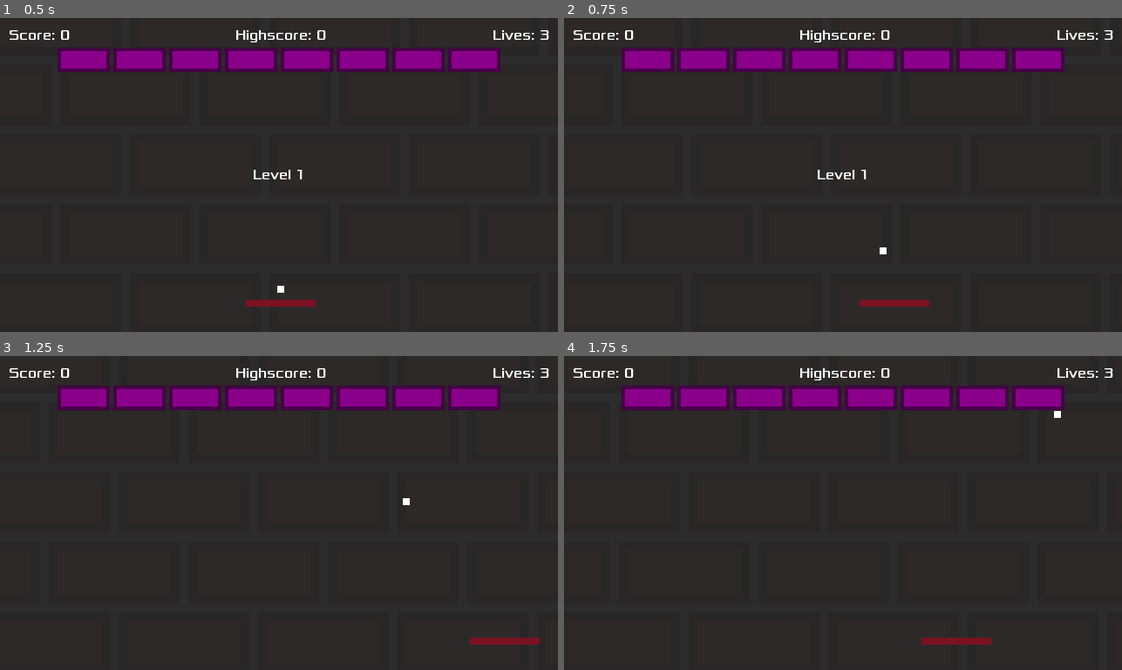
Above: before the commit, frames 1-4 (two rows, left to right).
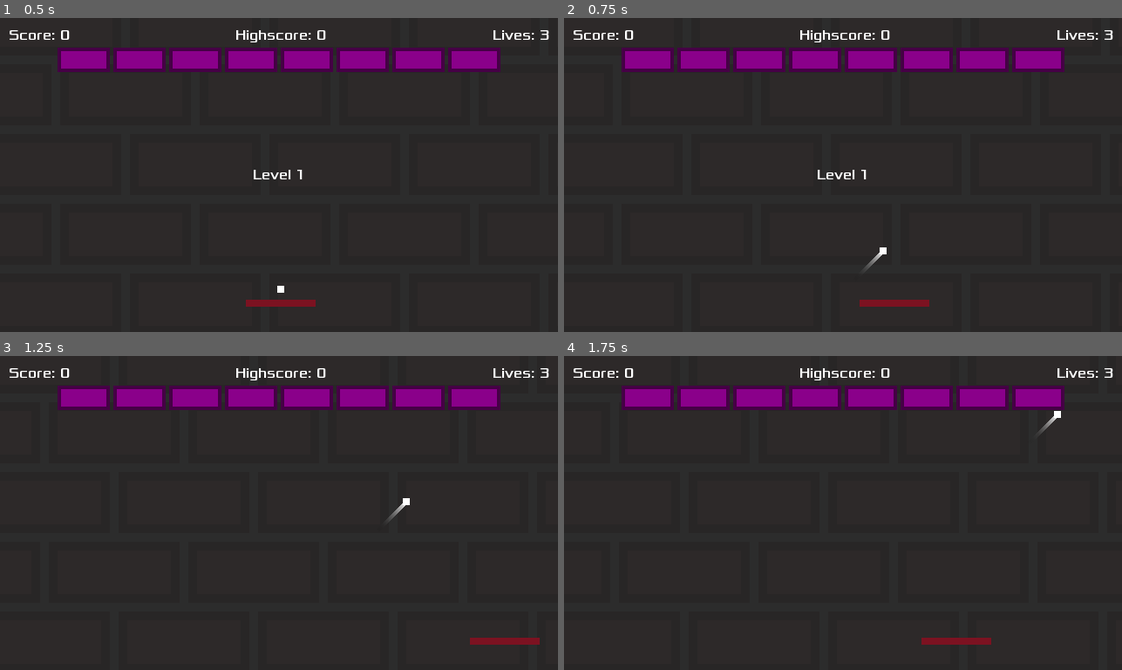
Above: after the commit, the same moments.

Repository: Boyquotes/godot-bricks
Game: Godot game, scene res://levels/World.tscn
Two runs of this game, one before a commit and one after it. Both use one fixed random seed, a clock stepped at 60 frames per second and the inputs below.
Inputs:
- Up to frame 1 (0.5 s): no input
- Up to frame 2 (0.75 s): tap Enter (ui_accept) at 0.5 s; hold Right (ui_right) from 0.53 s (still down)
- Up to frame 3 (1.25 s): keep holding Right (ui_right); tap Enter (ui_accept) at 0.77 s
- Up to frame 4 (1.75 s): release Right (ui_right) at 1.28 s; hold Left (ui_left) from 1.28 s (still down); tap Enter (ui_accept) at 1.52 s

Frame 1 is identical in both runs. In frame 2, less than 0.1% of the frame differs, in the area x 53-58%, y 74-81%; in frame 3, less than 0.1%; in frame 4, less than 0.1%.

Commit message:
Adding ball trail

Diff:
--- a/objects/Ball.gd
+++ b/objects/Ball.gd
@@ -4,6 +4,7 @@
 
 export (int) var SPEEDUP = 8
 export (int) var MAXSPEED = 400
+export (int) var TRAILLENGTH = 10
 
 var hits = 0
 const BOUNCE_NOISES = [
@@ -28,6 +29,11 @@
   $BounceNoise.stream = BOUNCE_NOISES[hits]
 
 # Called every frame. 'delta' is the elapsed time since the previous frame.
+func _process(delta):
+  if $Trail/Points.points.size() > TRAILLENGTH:
+    $Trail/Points.remove_point(0)
+  $Trail/Points.add_point(position)
+
 func _physics_process(delta):
   for body in get_colliding_bodies():
     if body.is_in_group("bricks"):
--- a/objects/Ball.tscn
+++ b/objects/Ball.tscn
@@ -10,6 +10,9 @@
 
 [sub_resource type="RectangleShape2D" id=2]
 extents = Vector2( 4, 4 )
+
+[sub_resource type="Gradient" id=3]
+colors = PoolColorArray( 0, 0, 0, 0, 1, 1, 1, 1 )
 
 [node name="Ball" type="RigidBody2D"]
 mode = 2
@@ -38,4 +41,12 @@
 [node name="BounceNoise" type="AudioStreamPlayer2D" parent="."]
 stream = ExtResource( 3 )
 pitch_scale = 10.0
+
+[node name="Trail" type="Node" parent="."]
+
+[node name="Points" type="Line2D" parent="Trail"]
+z_index = -1
+width = 4.0
+gradient = SubResource( 3 )
+texture_mode = -1585212
 [connection signal="timeout" from="PaddleTimer" to="." method="_on_PaddleTimer_timeout"]
Not shown: 1 places in objects/Ball.tscn that only renumber resources
